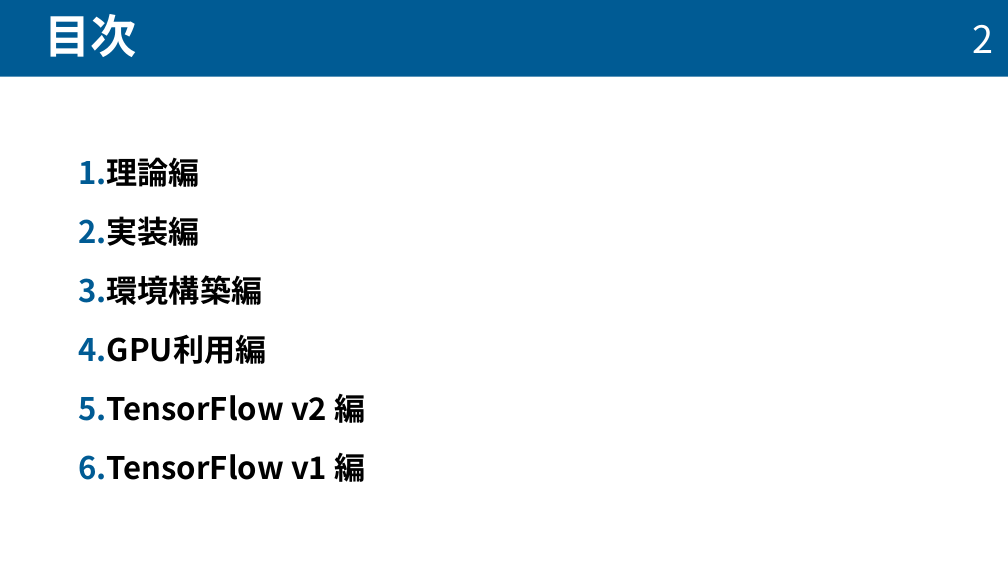
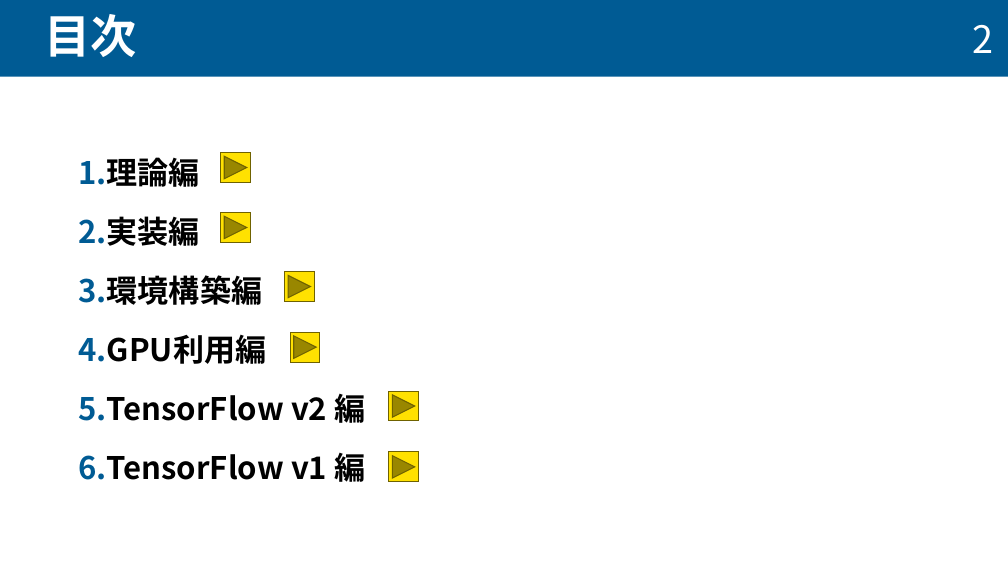
Before and after one commit to taiseifujisawa/cnn_manual_nktlab, a slide deck: slide 3 of cnn_manual.pptx. Drawn at 1008x567 pixels with LibreOffice and Linux fonts; fonts in the diff are those of the drawing. Boxes give left, top, right and bottom in pixels: in the first picture for what was removed or moved away, otherwise in the second. Text is boxed around its words. In the diff, an @@ line names an element or a change of style, - is before the commit and + after.

```diff
--- a/cnn_manual.pptx
+++ b/cnn_manual.pptx
@@ action button forward next added at (221, 153, 251, 183), fill #FFE101, outline #706300 1 pt @@
@@ action button forward next added at (221, 212, 251, 243), fill #FFE101, outline #706300 1 pt @@
@@ action button forward next added at (284, 271, 315, 302), fill #FFE101, outline #706300 1 pt @@
@@ action button forward next added at (290, 332, 321, 362), fill #FFE101, outline #706300 1 pt @@
@@ action button forward next added at (389, 391, 419, 421), fill #FFE101, outline #706300 1 pt @@
@@ action button forward next added at (389, 452, 419, 482), fill #FFE101, outline #706300 1 pt @@
```
Also in this commit, not shown: 2 other slides changed.
